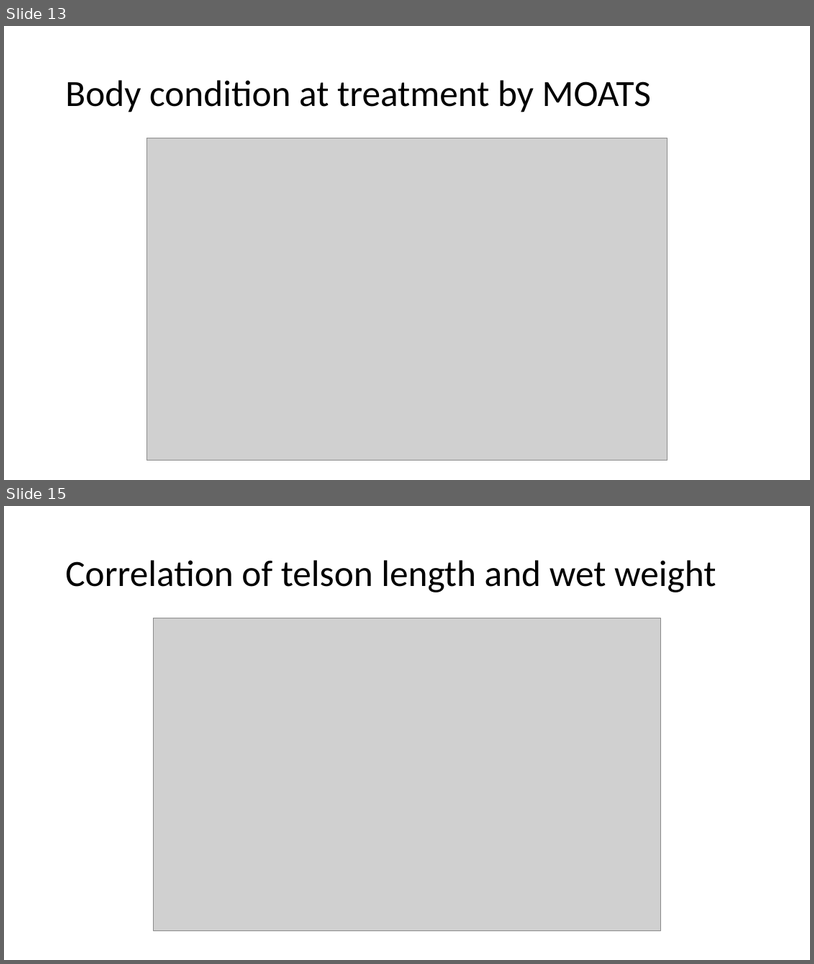
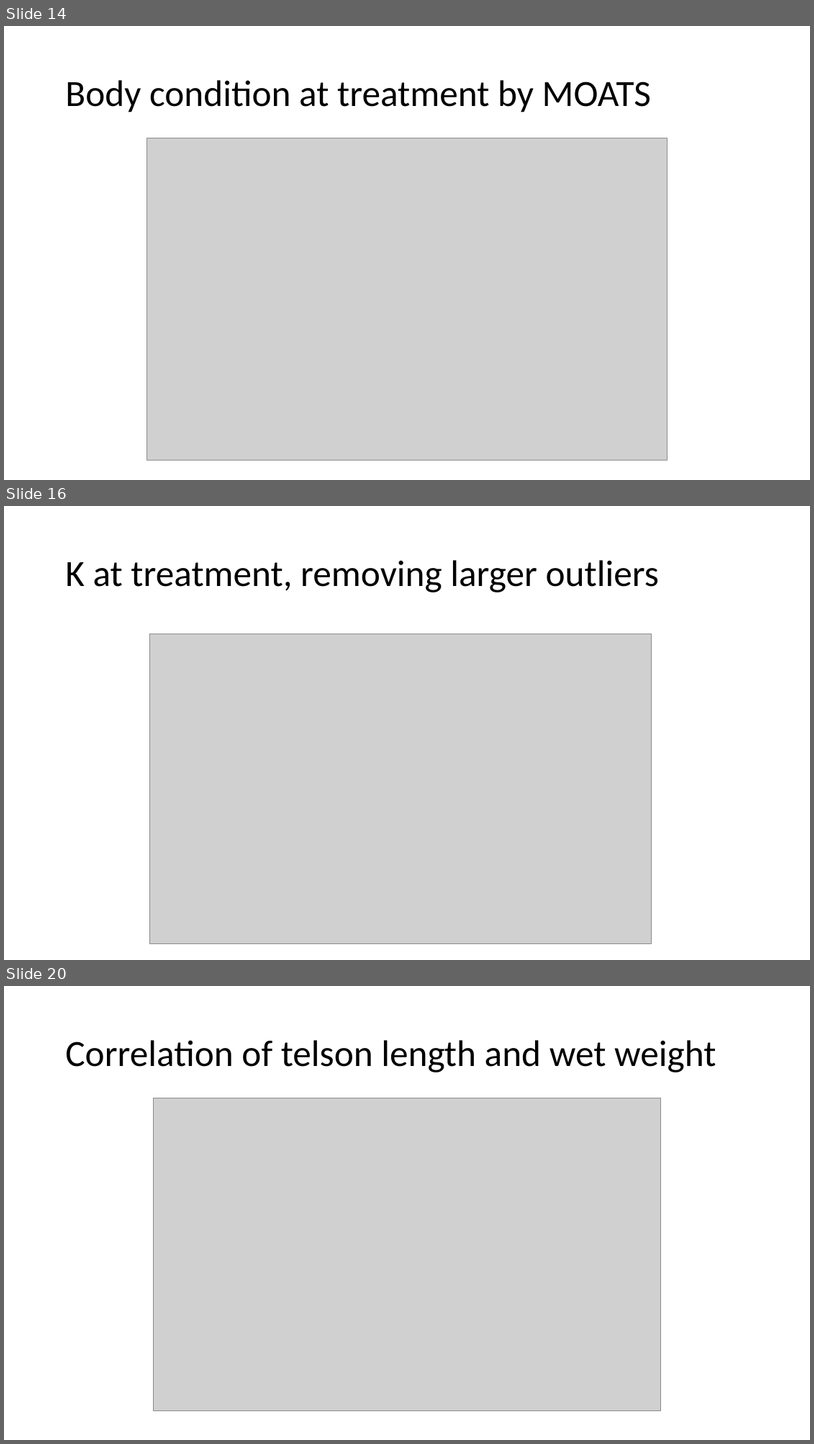
Before and after one commit to NWFSC-OA-lab/krill_size_2019, a slide deck: Krill size plots.pptx. Shown one above the other, each under a label of ours: slides 13 and 15 before the commit, slides 14, 16 and 20 after it; the slides between them are not shown. The pictures are 814x964 and 814x1444 pixels, drawn with LibreOffice and Linux fonts; fonts in the diff are those of the drawing; grey boxes stand for pictures. Boxes give left, top, right and bottom in pixels: in the first picture for what was removed or moved away, otherwise in the second. Text is boxed around its words. In the diff, an @@ line names an element or a change of style, - is before the commit and + after.

```diff
--- a/Krill size plots.pptx
+++ b/Krill size plots.pptx
@@ slide 16 added at (4, 506, 810, 960), background #FFFFFF @@
@@ title added at (65, 560, 659, 592), 44 pt, text #000000 @@
+K at treatment, removing larger outliers
@@ picture added at (149, 633, 652, 943) @@
@@ what was slide 13 is now slide 14 @@
@@ what was slide 15 is now slide 20 @@
```
Also in this commit, not shown: 2 slides changed, 9 other slides added, 2 other files.
